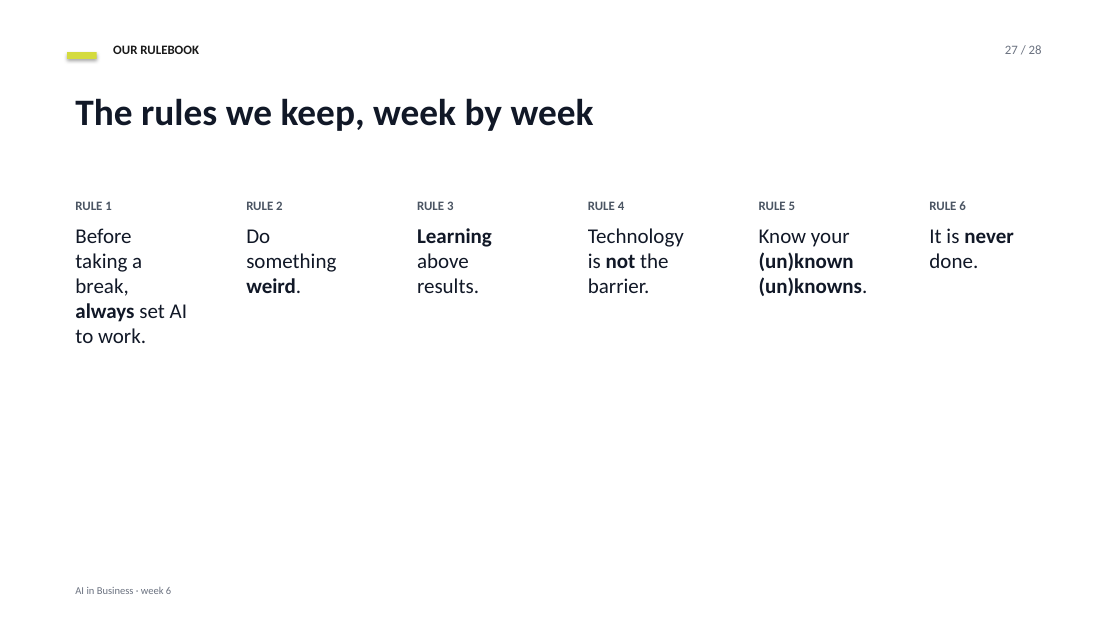
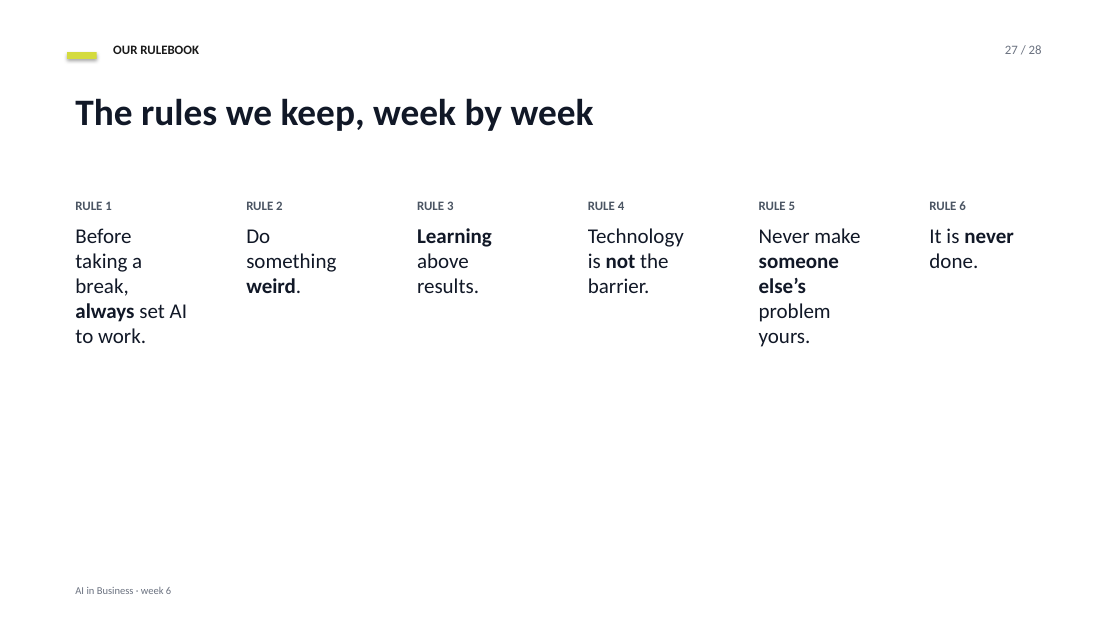
Before and after one commit to datadrivendecisions/ai-in-business, a slide deck: slide 27 of project-documentation/slides/week-06-deck.pptx. Drawn at 1120x630 pixels with LibreOffice and Linux fonts; fonts in the diff are those of the drawing. Boxes give left, top, right and bottom in pixels: in the first picture for what was removed or moved away, otherwise in the second. Text is boxed around its words. In the diff, an @@ line names an element or a change of style, - is before the commit and + after.

```diff
--- a/project-documentation/slides/week-06-deck.pptx
+++ b/project-documentation/slides/week-06-deck.pptx
@@ text at (759, 228, 860, 347): text changed; bold off @@
-Know your (un)known (un)knowns.
+Never make someone else’s problem yours.
```
Also in this commit, not shown: 5 other files.
